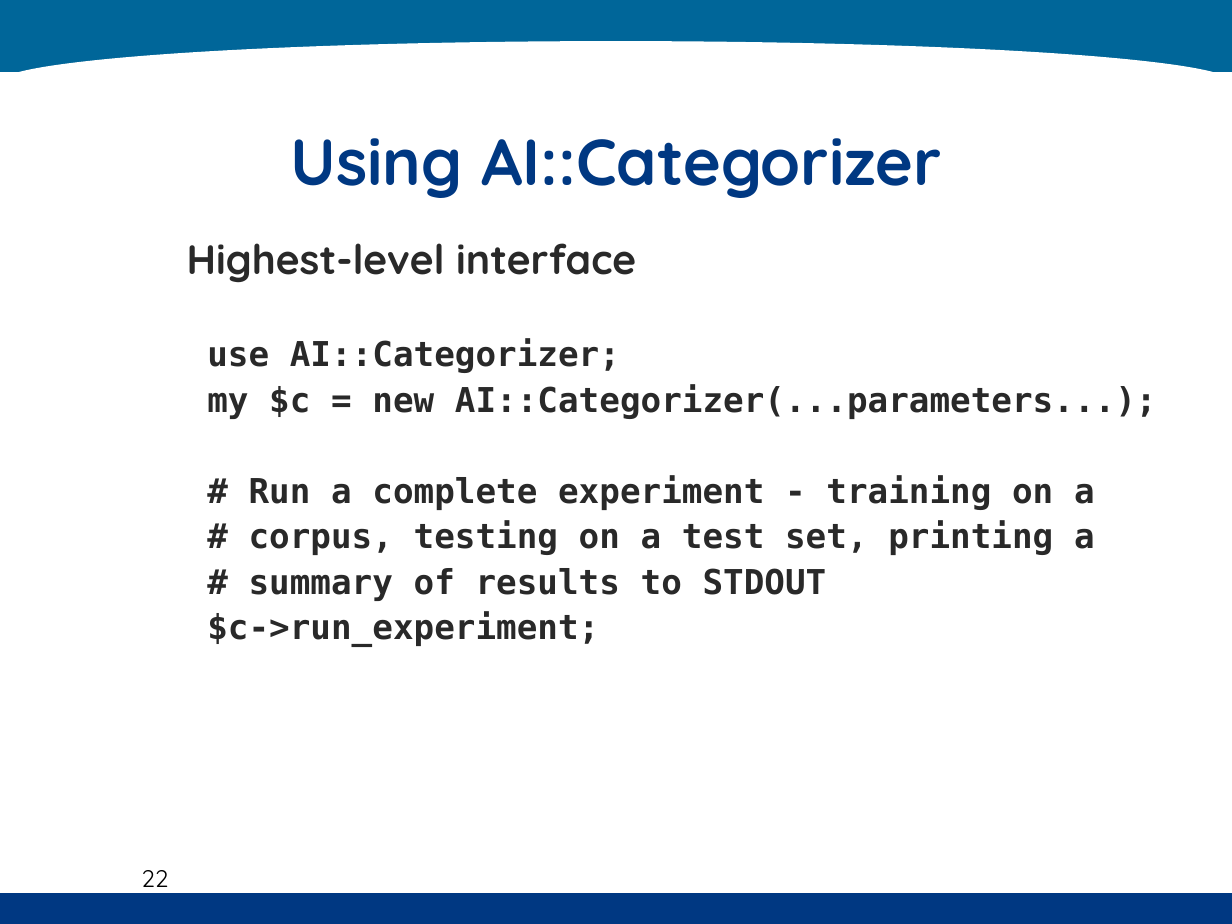
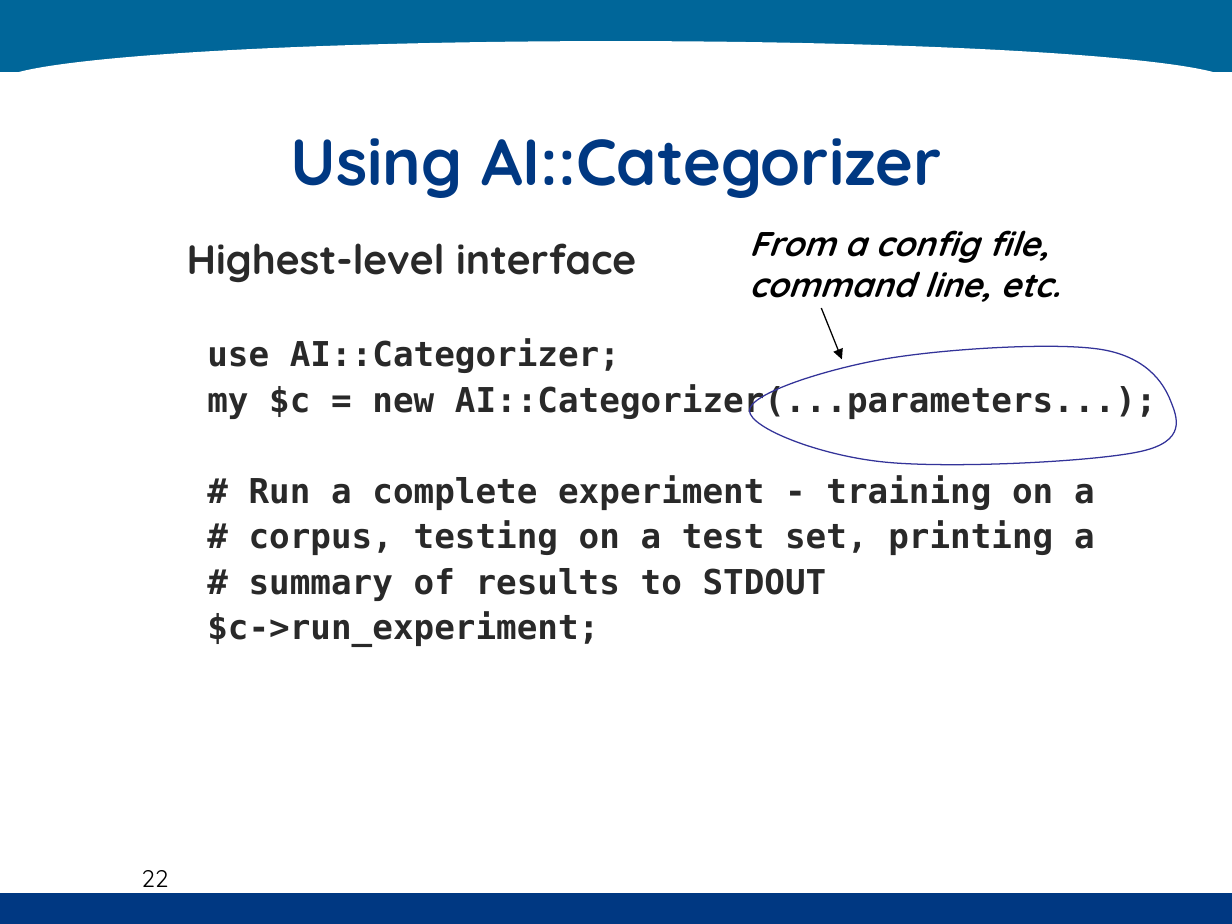
Before and after one commit to kenahoo/tcframe, a slide deck: slide 22 of doc/Thesis Seminar.ppt. Drawn at 1232x924 pixels with LibreOffice and Linux fonts; fonts in the diff are those of the drawing; background and template pictures are left out. Boxes give left, top, right and bottom in pixels: in the first picture for what was removed or moved away, otherwise in the second. Text is boxed around its words. In the diff, an @@ line names an element or a change of style, - is before the commit and + after.

```diff
--- a/doc/Thesis Seminar.ppt
+++ b/doc/Thesis Seminar.ppt
@@ text added at (749,230,1060,302), 20 pt, text #000000, bold, italic @@
+From a config file, command line, etc.
@@ arrow added from (822, 308) to (841, 360), #000000 0.74 pt @@
@@ freeform shape added at (749,342,1188,469), outline #333399 0.74 pt @@
```
Also in this commit, not shown: 7 other slides changed, 2 slides added, 2 slides removed.
